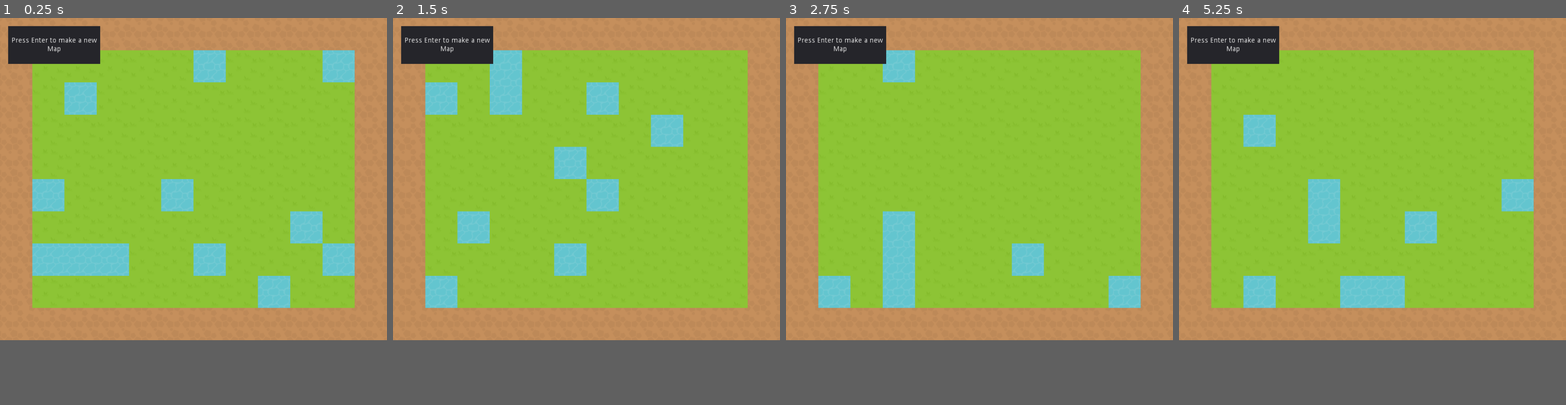
Above: before the commit, frames 1-4 (left to right).
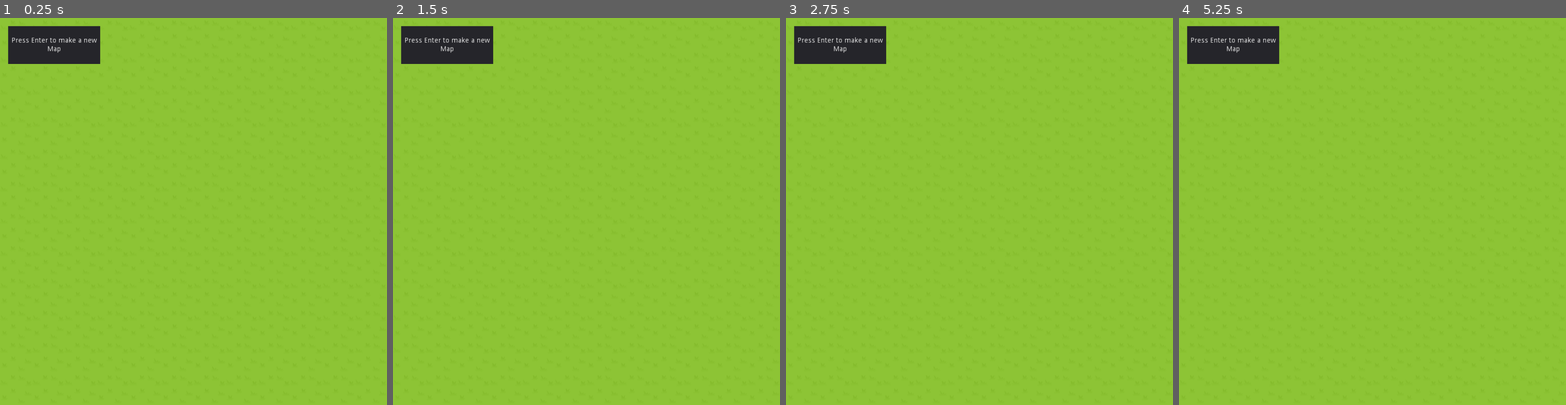
Above: after the commit, the same moments.

Repository: robinsoncoulton/godot_playground
Game: Godot game, scene res://GameWorld.tscn
Same seed, same stepped clock (60 frames per second), same inputs: the game is played once before the commit and once after it.
Inputs (mouse positions are in pixels of both pictures, inside the frame that each line leads up to):
- Up to frame 1 (0.25 s): no input
- Up to frame 2 (1.5 s): tap Enter (confirm) at 0.5 s; move the mouse to (671, 161) at 0.52 s; hold Enter (confirm) 0.53-1.25 s; click (671, 161) at 0.67 s; drag from (509, 196) to (567, 242) at 1.27 s
- Up to frame 3 (2.75 s): tap Enter (confirm) at 2 s; move the mouse to (1018, 107) at 2.02 s; hold Enter (confirm) from 2.03 s (still down); tap Alt at 2.1 s; click (1018, 107) at 2.17 s
- Up to frame 4 (5.25 s): release Enter (confirm) at 2.75 s; drag from (1353, 242) to (1256, 130) at 2.77 s; tap Enter (confirm) at 3.5 s; move the mouse to (1488, 226) at 3.52 s; hold Enter (confirm) 3.53-4.25 s; tap Shift at 3.6 s; click (1488, 226) at 3.67 s; drag from (1256, 130) to (1314, 99) at 4.27 s; move the mouse to (1391, 180) at 5.02 s; hold Enter (confirm) from 5.03 s (still down); click (1391, 180) at 5.17 s
In our replay, the window is 800x666 before the commit and 800x800 after it. These sizes can differ from the game's own. Grey fills any space a smaller window leaves; there, only what the larger window draws over its background counts as a difference.

The runs differ from the first frame. In frame 1, 35% of the frame differs, in the area x 0-100%, y 0-84%; in frame 2, 33%; in frame 3, 31%; in frame 4, 32%.

Commit message:
[Feature] Refactor tiles to use a grid system

Diff:
--- a/GameWorld.gd
+++ b/GameWorld.gd
@@ -4,51 +4,60 @@
 signal started
 signal finished
 
-export var inner_size := Vector2(10, 8)
-export var perimeter_size := Vector2(1, 1)
-export (float, 0, 1) var ground_probability := 0.1
+var _map: MapGenerator
+export var x_size := 12
+export var y_size := 12
 
-var size := inner_size + 2 * perimeter_size
+var size := Vector2(x_size, y_size)
 onready var _tile_map: TileMap = $TileMap
-var _rng := RandomNumberGenerator.new()
+#var _rng := RandomNumberGenerator.new()
 
 func _ready() -> void:
-	setup()
+	_setup()
 
-func setup() -> void:
+func _setup() -> void:
 	var map_size_px := size * _tile_map.cell_size
 	get_tree().set_screen_stretch(SceneTree.STRETCH_MODE_2D, SceneTree.STRETCH_ASPECT_KEEP, map_size_px)
 	OS.set_window_size(2 * map_size_px)
-	generate()
+	_map = MapGenerator.new(x_size, y_size, _tile_map.tile_set)
+	_renderMap()
 
-func generate() -> void:
+
+func _renderMap() -> void:
 	emit_signal("started")
-	_generate_perimeter()
-	_generate_inner()
+	for mapRow in _map.getTileMatrix():
+		for cell in mapRow:
+			_tile_map.set_cell(cell.getCoordinates().x, cell.getCoordinates().y, cell.getTilesetTile())
 	emit_signal("finished")
 
-func _generate_perimeter() -> void:
-	var dirt_tile = $TileMap.tile_set.find_tile_by_name("dirt.png")
-	for x in [0, size.x - 1]:
-		for y in range(0, size.y):
-			_tile_map.set_cell(x, y, dirt_tile)
-
-	for x in range(1, size.x - 1):
-		for y in [0, size.y - 1]:
-			_tile_map.set_cell(x, y, dirt_tile)
-
-func _generate_inner() -> void:
-	for x in range(1, size.x - 1):
-		for y in range(1, size.y - 1):
-			var cell := _get_random_tile(ground_probability)
-			_tile_map.set_cell(x, y, cell)
-
-
-func _get_random_tile(probability: float) -> int:
-	var grass_tile = $TileMap.tile_set.find_tile_by_name("grass.png")
-	var water_tile = $TileMap.tile_set.find_tile_by_name("water.png")
-	return water_tile if _rng.randf() < probability else grass_tile
-
-func _unhandled_input(event: InputEvent) -> void:
-	if event.is_action_pressed("confirm"):
-		generate()
+#func generate() -> void:
+#	emit_signal("started")
+#	_generate_perimeter()
+#	_generate_inner()
+#	emit_signal("finished")
+#
+#func _generate_perimeter() -> void:
+#	var dirt_tile = $TileMap.tile_set.find_tile_by_name("dirt.png")
+#	for x in [0, size.x - 1]:
+#		for y in range(0, size.y):
+#			_tile_map.set_cell(x, y, dirt_tile)
+#
+#	for x in range(1, size.x - 1):
+#		for y in [0, size.y - 1]:
+#			_tile_map.set_cell(x, y, dirt_tile)
+#
+#func _generate_inner() -> void:
+#	for x in range(1, size.x - 1):
+#		for y in range(1, size.y - 1):
+#			var cell := _get_random_tile(ground_probability)
+#			_tile_map.set_cell(x, y, cell)
+#
+#
+#func _get_random_tile(probability: float) -> int:
+#	var grass_tile = $TileMap.tile_set.find_tile_by_name("grass.png")
+#	var water_tile = $TileMap.tile_set.find_tile_by_name("water.png")
+#	return water_tile if _rng.randf() < probability else grass_tile
+#
+#func _unhandled_input(event: InputEvent) -> void:
+#	if event.is_action_pressed("confirm"):
+#		generate()
--- /dev/null
+++ b/Scripts/MapGenerator/MapGenerator.gd
@@ -0,0 +1,44 @@
+extends Node
+
+class_name MapGenerator
+
+signal started
+signal finished
+
+var _width: int
+var _height: int
+var _tile_matrix: Array # 2D array of Tiles, index can be considered Coordinates
+var _tile_set: TileSet
+
+func _init(width, height, tile_set) -> void:
+	emit_signal("started")
+	self._width = width
+	self._height = height
+	self._tile_set = tile_set
+	_generateTileMatrix()
+	emit_signal("finished")
+
+func _generateTileMatrix() -> void:
+	var _generation = []
+	print(_tile_set)
+	print(_tile_set.find_tile_by_name("grass.png"))
+	for x in range(0, _width):
+		var _column = []
+		for y in range(0, _height):
+			var _tile = Tile.new(self._tile_set.find_tile_by_name("grass.png"), Vector2(x, y))
+			_column.append(_tile)
+		_generation.append(_column)
+		self._tile_matrix = _generation
+
+
+func getHeight() -> int:
+	return _height
+
+func getWidth() -> int:
+	return _width
+
+func getTile(x: int, y: int) -> Tile:
+	return _tile_matrix[x][y]
+
+func getTileMatrix() -> Array:
+	return _tile_matrix
--- /dev/null
+++ b/Scripts/MapGenerator/MockedTileset.gd
@@ -0,0 +1,6 @@
+extends TileSet
+
+class_name MockedTileset
+
+func find_tile_by_name(arg: String) -> int:
+	return 1
--- /dev/null
+++ b/Scripts/MapGenerator/test_MapGenerator.gd
@@ -0,0 +1,15 @@
+extends 'res://addons/gut/test.gd'
+
+onready var _tile_set = MockedTileset.new()
+
+func test_constructor():
+	var _map = MapGenerator.new(12, 12, _tile_set)
+
+	assert_eq(_map.getWidth(), 12)
+	assert_eq(_map.getHeight(), 12)
+
+func test_getTile():
+	var _map = MapGenerator.new(12, 12, _tile_set)
+	var _tile: Tile = _map.getTile(1, 1)
+	assert_eq(_tile.getTilesetTile(), 1)
+	assert_eq(_tile.getCoordinates(), Vector2(1,1))
--- /dev/null
+++ b/Scripts/Tile/Tile.gd
@@ -0,0 +1,21 @@
+extends Node
+
+class_name Tile
+
+var _tilesetTile: int
+var _traversable: bool
+var _coordinate: Vector2
+
+func _init(tilesetTile: int, coordinate: Vector2) -> void:
+	self._tilesetTile = tilesetTile
+	self._traversable = true
+	self._coordinate = coordinate
+
+func getTilesetTile() -> int:
+	return self._tilesetTile
+
+func getTraversable() -> bool:
+	return self._traversable
+
+func getCoordinates() -> Vector2:
+	return self._coordinate
--- /dev/null
+++ b/Scripts/Tile/test_TIle.gd
@@ -0,0 +1,9 @@
+extends 'res://addons/gut/test.gd'
+
+func test_constructor():
+
+	var _tile = Tile.new(1, Vector2(0, 0))
+
+	assert_eq(_tile.getTilesetTile(), 1)
+	assert_eq(_tile.getTraversable(), true)
+	assert_eq(_tile.getCoordinates(), Vector2(0, 0))
--- /dev/null
+++ b/TestRunner.tscn
@@ -0,0 +1,9 @@
+[gd_scene load_steps=2 format=2]
+
+[ext_resource path="res://addons/gut/plugin_control.gd" type="Script" id=1]
+
+[node name="TestRunner" type="Control"]
+margin_right = 1014.0
+margin_bottom = 598.0
+rect_min_size = Vector2( 740, 250 )
+script = ExtResource( 1 )
--- a/project.godot
+++ b/project.godot
@@ -13,9 +13,27 @@
 "class": "GameWorld",
 "language": "GDScript",
 "path": "res://GameWorld.gd"
+}, {
+"base": "Node",
+"class": "MapGenerator",
+"language": "GDScript",
+"path": "res://Scripts/MapGenerator/MapGenerator.gd"
+}, {
+"base": "TileSet",
+"class": "MockedTileset",
+"language": "GDScript",
+"path": "res://Scripts/MapGenerator/MockedTileset.gd"
+}, {
+"base": "Node",
+"class": "Tile",
+"language": "GDScript",
+"path": "res://Scripts/Tile/Tile.gd"
 } ]
 _global_script_class_icons={
-"GameWorld": ""
+"GameWorld": "",
+"MapGenerator": "",
+"MockedTileset": "",
+"Tile": ""
 }
 
 [application]
@@ -23,6 +41,10 @@
 config/name="procedural playground"
 run/main_scene="res://GameWorld.tscn"
 config/icon="res://icon.png"
+
+[editor_plugins]
+
+enabled=PoolStringArray( "res://addons/gut/plugin.cfg" )
 
 [input]
 
Not shown, added: .gut_editor_config.json
Not shown, added: .gut_editor_shortcuts.cfg
Not shown, added: addons/gut/GutScene.gd
Not shown, added: addons/gut/GutScene.tscn
Not shown, added: addons/gut/UserFileViewer.gd
Not shown, added: addons/gut/UserFileViewer.tscn
Not shown, added: addons/gut/autofree.gd
Not shown, added: addons/gut/comparator.gd
Not shown, added: addons/gut/compare_result.gd
Not shown, added: addons/gut/diff_formatter.gd
Not shown, added: addons/gut/diff_tool.gd
Not shown, added: addons/gut/double_templates/function_template.txt
(and 59 more such lines)
